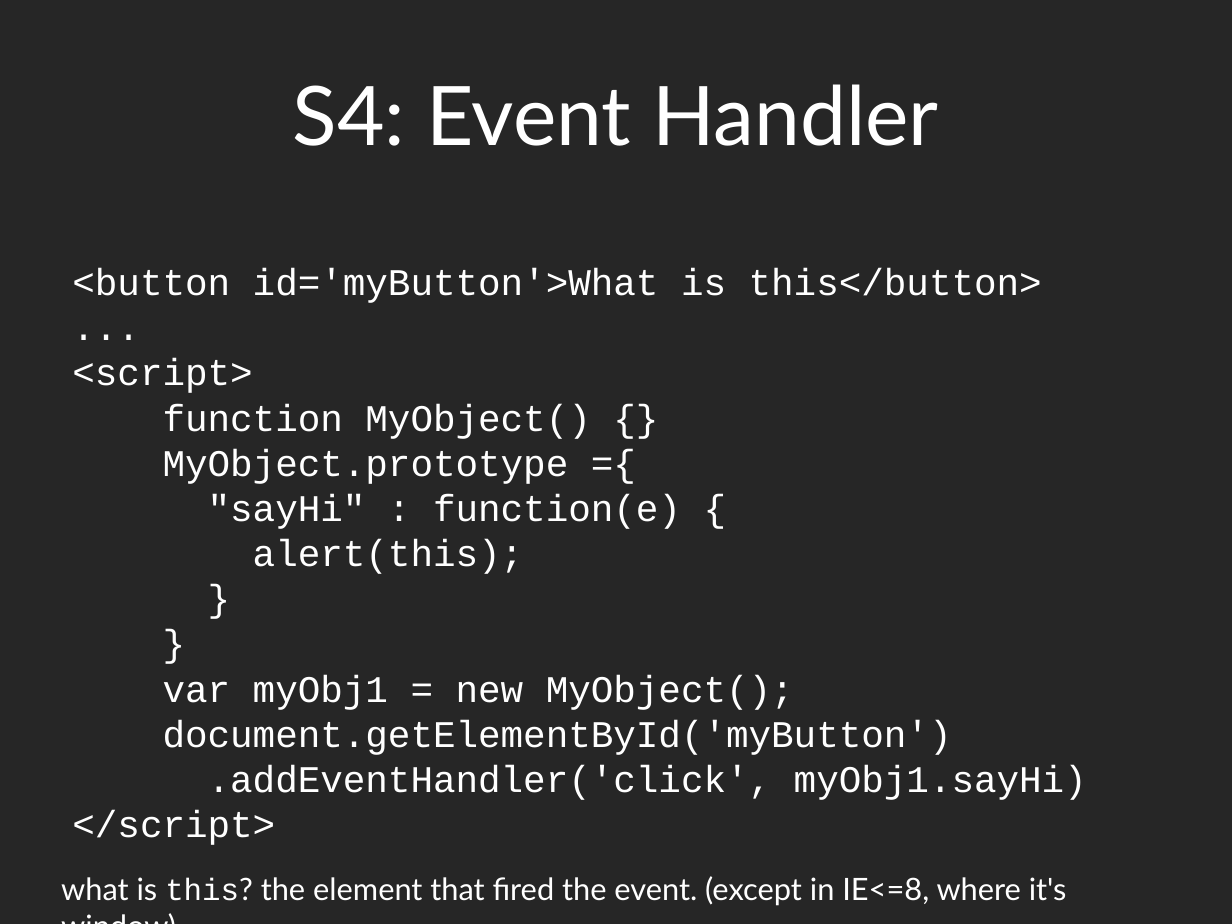
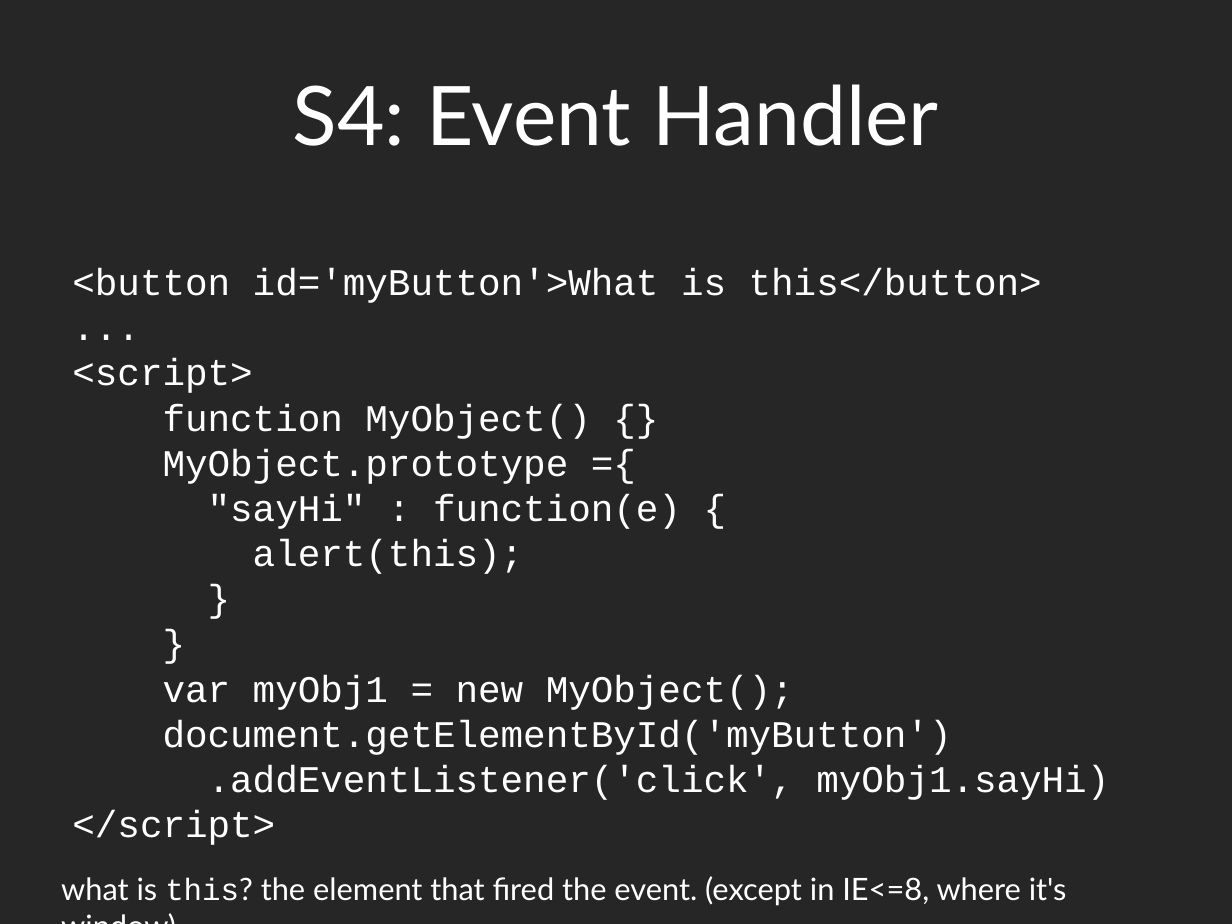
Before and after one commit to dantasse/ssuiweb2014, a slide deck: slide 22 of week06/week06.pptx. Drawn at 1232x924 pixels with LibreOffice and Linux fonts; fonts in the diff are those of the drawing. Boxes give left, top, right and bottom in pixels: in the first picture for what was removed or moved away, otherwise in the second. Text is boxed around its words. In the diff, an @@ line names an element or a change of style, - is before the commit and + after.

Commit message:
switch event handler to event listener

```diff
--- a/week06/week06.pptx
+++ b/week06/week06.pptx
@@ text at (208, 765, 1109, 800): text changed @@
-.addEventHandler('click', myObj1.sayHi)
+.addEventListener('click', myObj1.sayHi)
```
Also in this commit, not shown: 3 other slides changed.
